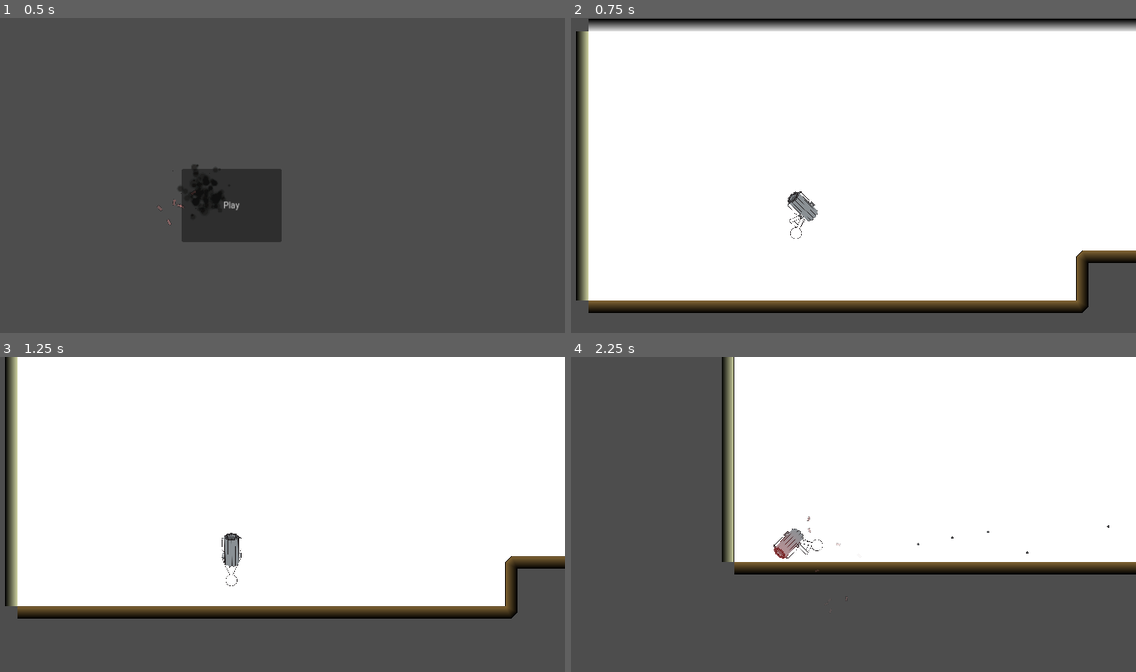
Above: before the commit, frames 1-4 (two rows, left to right).
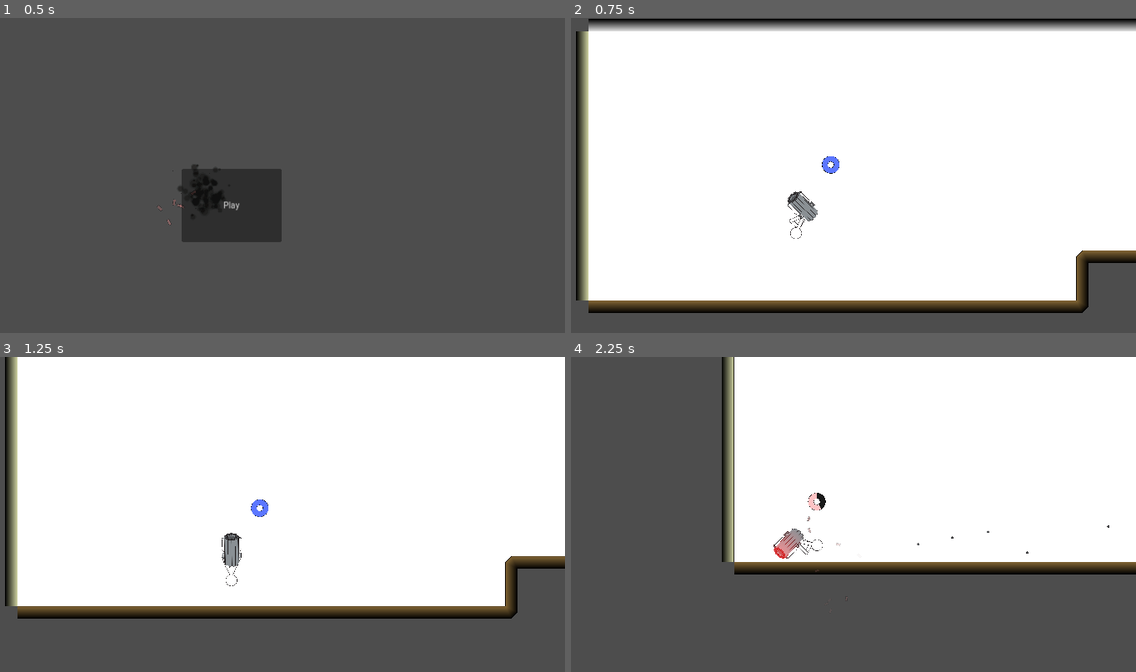
Above: after the commit, the same moments.

Repository: SmallConfusion/The-Gatler
Game: Godot game, scene res://scenes/menu/main_menu.tscn
The game is run twice, just before and just after one commit, with the same random seed, the same clock (stepped at 60 frames per second) and the same inputs. The engine's default icon, where the game draws it, is replaced by a stand-in: a white triangle on a blue panel in a dark square. Sound files missing from this copy of the repository are replaced by a short silence.
Inputs (mouse positions are in pixels of both pictures, inside the frame that each line leads up to):
- Up to frame 1 (0.5 s): no input
- Up to frame 2 (0.75 s): click "Play" at 0.5 s
- Up to frame 3 (1.25 s): no input
- Up to frame 4 (2.25 s): move the mouse to (949, 527) at 1.27 s; press the mouse at (949, 527) at 1.28 s; move the mouse to (667, 561) at 2.02 s; release the mouse at (667, 561) at 2.03 s; click (667, 561) at 2.1 s

Frame 1 is identical in both runs. In frame 2, 0.1% of the frame differs, in the area x 44-48%, y 43-50%; in frame 3, 0.1%; in frame 4, 0.3%, in the area x 35-46%, y 43-65%.

Commit message:
Added gun locking and heat bar

Diff:
--- a/src/scenes/objects/player.tscn
+++ b/src/scenes/objects/player.tscn
@@ -16,6 +16,9 @@
 [ext_resource type="PackedScene" uid="uid://f2no3a12nwma" path="res://scenes/objects/bullets/player_bullet.tscn" id="7_ivlbb"]
 [ext_resource type="Script" path="res://scripts/objects/gun_barrel.gd" id="8_rhdoc"]
 [ext_resource type="AudioStream" uid="uid://oa4rhloo53wh" path="res://sounds/shoot.ogg" id="11_7a5m5"]
+[ext_resource type="Shader" path="res://shaders/heat_bar.gdshader" id="17_gwk7e"]
+[ext_resource type="Texture2D" uid="uid://bnb0ah6gxki3b" path="res://icon.png" id="18_q0vsx"]
+[ext_resource type="Script" path="res://scripts/components/keep_offset.gd" id="19_jvqpk"]
 
 [sub_resource type="PhysicsMaterial" id="PhysicsMaterial_xclvi"]
 friction = 0.0
@@ -39,6 +42,20 @@
 
 [sub_resource type="RectangleShape2D" id="RectangleShape2D_ws7u3"]
 size = Vector2(108, 40)
+
+[sub_resource type="Gradient" id="Gradient_7tcqw"]
+interpolation_mode = 2
+interpolation_color_space = 2
+offsets = PackedFloat32Array(0, 0.280172, 0.568965, 0.806035, 1)
+colors = PackedColorArray(0.364398, 0.467909, 1, 1, 1, 0.479015, 0.976151, 1, 1, 0.980392, 0.239216, 1, 0.911844, 0.274191, 0, 1, 0.989643, 0, 0.0315306, 1)
+
+[sub_resource type="GradientTexture1D" id="GradientTexture1D_rak5h"]
+gradient = SubResource("Gradient_7tcqw")
+
+[sub_resource type="ShaderMaterial" id="ShaderMaterial_gd2ti"]
+shader = ExtResource("17_gwk7e")
+shader_parameter/t = 0.415
+shader_parameter/gradient = SubResource("GradientTexture1D_rak5h")
 
 [node name="Player" type="RigidBody2D" groups=["player"]]
 z_index = 5
@@ -112,7 +129,7 @@
 [node name="Sprite2D2" type="Sprite2D" parent="Node2D"]
 y_sort_enabled = true
 material = ExtResource("5_5qy4a")
-position = Vector2(12.5226, 3.1299)
+position = Vector2(-13.8186, -1.12316)
 scale = Vector2(0.3, 0.3)
 texture = ExtResource("4_mu68i")
 script = ExtResource("8_rhdoc")
@@ -121,7 +138,7 @@
 [node name="Sprite2D3" type="Sprite2D" parent="Node2D"]
 y_sort_enabled = true
 material = ExtResource("5_5qy4a")
-position = Vector2(5.56914, 6.42232)
+position = Vector2(-9.14175, -5.30161)
 scale = Vector2(0.3, 0.3)
 texture = ExtResource("4_mu68i")
 script = ExtResource("8_rhdoc")
@@ -130,7 +147,7 @@
 [node name="Sprite2D4" type="Sprite2D" parent="Node2D"]
 y_sort_enabled = true
 material = ExtResource("5_5qy4a")
-position = Vector2(-3.99017, 6.70967)
+position = Vector2(-0.187373, -6.99937)
 scale = Vector2(0.3, 0.3)
 texture = ExtResource("4_mu68i")
 script = ExtResource("8_rhdoc")
@@ -139,7 +156,7 @@
 [node name="Sprite2D5" type="Sprite2D" parent="Node2D"]
 y_sort_enabled = true
 material = ExtResource("5_5qy4a")
-position = Vector2(-11.6824, 3.85749)
+position = Vector2(8.85468, -5.42205)
 scale = Vector2(0.3, 0.3)
 texture = ExtResource("4_mu68i")
 script = ExtResource("8_rhdoc")
@@ -148,7 +165,7 @@
 [node name="Sprite2D6" type="Sprite2D" parent="Node2D"]
 y_sort_enabled = true
 material = ExtResource("5_5qy4a")
-position = Vector2(-13.9084, -0.799651)
+position = Vector2(13.7535, -1.30769)
 scale = Vector2(0.3, 0.3)
 texture = ExtResource("4_mu68i")
 script = ExtResource("8_rhdoc")
@@ -157,7 +174,7 @@
 [node name="Sprite2D" type="Sprite2D" parent="Node2D"]
 y_sort_enabled = true
 material = ExtResource("5_5qy4a")
-position = Vector2(-9.6264, -5.08263)
+position = Vector2(12.217, 3.41855)
 scale = Vector2(0.3, 0.3)
 texture = ExtResource("4_mu68i")
 script = ExtResource("8_rhdoc")
@@ -166,7 +183,7 @@
 [node name="Sprite2D7" type="Sprite2D" parent="Node2D"]
 y_sort_enabled = true
 material = ExtResource("5_5qy4a")
-position = Vector2(-0.840153, -6.98738)
+position = Vector2(4.96393, 6.54522)
 scale = Vector2(0.3, 0.3)
 texture = ExtResource("4_mu68i")
 script = ExtResource("8_rhdoc")
@@ -175,7 +192,7 @@
 [node name="Sprite2D8" type="Sprite2D" parent="Node2D"]
 y_sort_enabled = true
 material = ExtResource("5_5qy4a")
-position = Vector2(8.33921, -5.62267)
+position = Vector2(-4.61178, 6.6093)
 scale = Vector2(0.3, 0.3)
 texture = ExtResource("4_mu68i")
 script = ExtResource("8_rhdoc")
@@ -184,7 +201,7 @@
 [node name="Sprite2D9" type="Sprite2D" parent="Node2D"]
 y_sort_enabled = true
 material = ExtResource("5_5qy4a")
-position = Vector2(13.6166, -1.62704)
+position = Vector2(-12.0296, 3.58082)
 scale = Vector2(0.3, 0.3)
 texture = ExtResource("4_mu68i")
 script = ExtResource("8_rhdoc")
@@ -226,4 +243,14 @@
 [node name="AudioStreamPlayer" type="AudioStreamPlayer" parent="."]
 stream = ExtResource("11_7a5m5")
 
+[node name="HeatBar" type="Sprite2D" parent="."]
+material = SubResource("ShaderMaterial_gd2ti")
+position = Vector2(-107, -71.9996)
+rotation = -1.5708
+scale = Vector2(0.860642, 0.860642)
+texture = ExtResource("18_q0vsx")
+
+[node name="KeepOffset" type="Node" parent="HeatBar"]
+script = ExtResource("19_jvqpk")
+
 [editable path="Skeleton2D"]
--- /dev/null
+++ b/src/scripts/components/keep_offset.gd
@@ -0,0 +1,14 @@
+extends Node
+class_name KeepOffset
+
+var original_offset : Vector2
+var original_rotation : float
+
+func _ready():
+	original_offset = get_parent().global_position - get_parent().get_parent().global_position
+	original_rotation = get_parent().global_rotation
+
+
+func _process(delta):
+	get_parent().global_position = get_parent().get_parent().global_position + original_offset
+	get_parent().global_rotation = original_rotation
--- a/src/scripts/objects/player.gd
+++ b/src/scripts/objects/player.gd
@@ -7,9 +7,10 @@
 
 var gun_heat := 0.0
 
-var heat_up_speed := 0.4
-var cool_down_speed := 1.0
+var heat_up_speed := 0.6
+var cool_down_speed := 0.6
 
+var locked := false
 
 func _physics_process(delta):
 	var pointing_direction := (get_global_mouse_position() - global_position)
@@ -24,7 +25,7 @@
 
 	rotation += rotation_change * ROTATION_CHANGE_FORCE * delta
 
-	if Input.is_action_pressed("Fire"):
+	if Input.is_action_pressed("Fire") and not locked:
 		force = -Vector2.from_angle(rotation) * SPEED
 		$Gun.fire_cooldown()
 
@@ -33,31 +34,47 @@
 	else:
 		gun_heat -= delta * cool_down_speed
 		$PlayerGunFire.emitting = false
+		if gun_heat <= 0:
+			locked = false
+
+	if gun_heat > 1.0:
+		locked = true
+		stop_audio()
 
 	gun_heat = clamp(gun_heat, 0, 1)
 
 	apply_central_force(force)
 
+	$HeatBar.material.set_shader_parameter("t", gun_heat)
 	RenderingServer.global_shader_parameter_set("gun_heat", gun_heat)
 
 	$Skeleton2D/HeadTarget.global_position = lerp($Skeleton2D/HeadTarget.global_position, global_position + Vector2(100, 0).rotated((-pointing_direction).angle()), delta * 20)
 
 
-	if Input.is_action_just_pressed("Fire"):
-		if gun_audio_tween:
-			gun_audio_tween.stop()
+	if Input.is_action_just_pressed("Fire") and not locked:
+		start_audio()
 
-		$AudioStreamPlayer.volume_db = -5
+	if Input.is_action_just_released("Fire"):
+		stop_audio()
 
-		gun_audio_tween = get_tree().create_tween()
-		gun_audio_tween.tween_property($AudioStreamPlayer, "volume_db", 0, 0.5)
 
-		$AudioStreamPlayer.play()
-	elif Input.is_action_just_released("Fire"):
-		if gun_audio_tween:
-			gun_audio_tween.stop()
+func start_audio():
+	if gun_audio_tween:
+		gun_audio_tween.stop()
 
-		gun_audio_tween = get_tree().create_tween()
-		gun_audio_tween.tween_property($AudioStreamPlayer, "volume_db", -50, 0.5)
-		await gun_audio_tween.finished
-		$AudioStreamPlayer.stop()
+	$AudioStreamPlayer.volume_db = -5
+
+	gun_audio_tween = get_tree().create_tween()
+	gun_audio_tween.tween_property($AudioStreamPlayer, "volume_db", 0, 0.5)
+
+	$AudioStreamPlayer.play()
+
+
+func stop_audio():
+	if gun_audio_tween:
+		gun_audio_tween.stop()
+
+	gun_audio_tween = get_tree().create_tween()
+	gun_audio_tween.tween_property($AudioStreamPlayer, "volume_db", -50, 0.5)
+	await gun_audio_tween.finished
+	$AudioStreamPlayer.stop()
--- /dev/null
+++ b/src/shaders/heat_bar.gdshader
@@ -0,0 +1,27 @@
+shader_type canvas_item;
+
+uniform float t = 0;
+
+uniform sampler2D gradient : source_color;
+
+const float min_d = 0.3;
+const float max_d = 0.8;
+
+
+void fragment() {
+	vec2 uv = UV * 2. - 1.;
+
+	vec3 col = texture(gradient, vec2(t, 0)).rgb;
+
+	float d = length(uv);
+
+	float a = atan(uv.y/uv.x) / TAU;
+	a += 0.5 * step(uv.x, 0);
+
+	COLOR.rgb = col;
+
+	COLOR = mix(COLOR, vec4(0.1, 0.1, 0.1, 1), step(a + 0.25, t));
+	COLOR = mix(COLOR, vec4(0, 0, 0, 1), float(d > max_d && d < max_d + 0.02 || d < min_d && d > min_d - 0.02));
+
+	COLOR.a = float(d > min_d - 0.02 && d < max_d + 0.02);
+}
Not shown: 1 places in src/scenes/objects/player.tscn that only renumber resources
